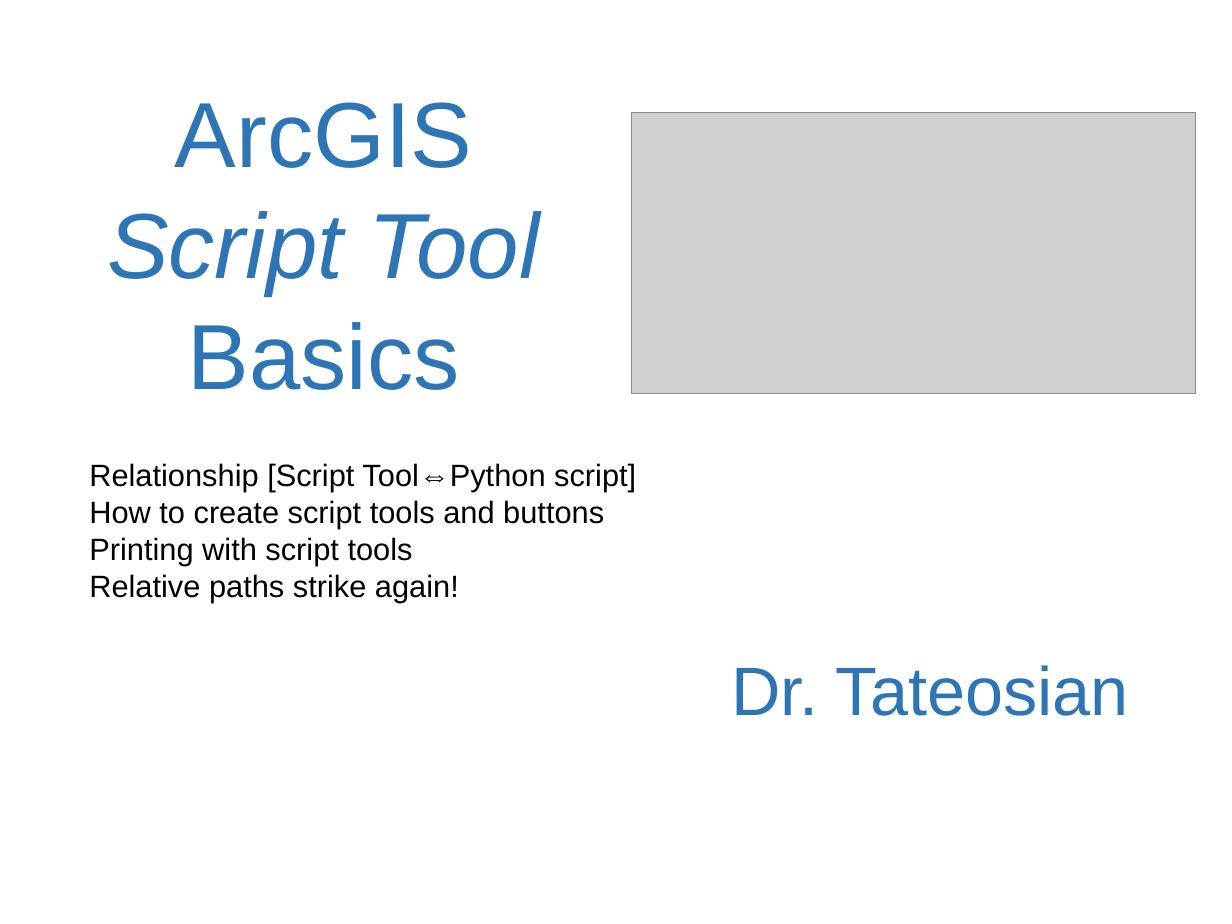
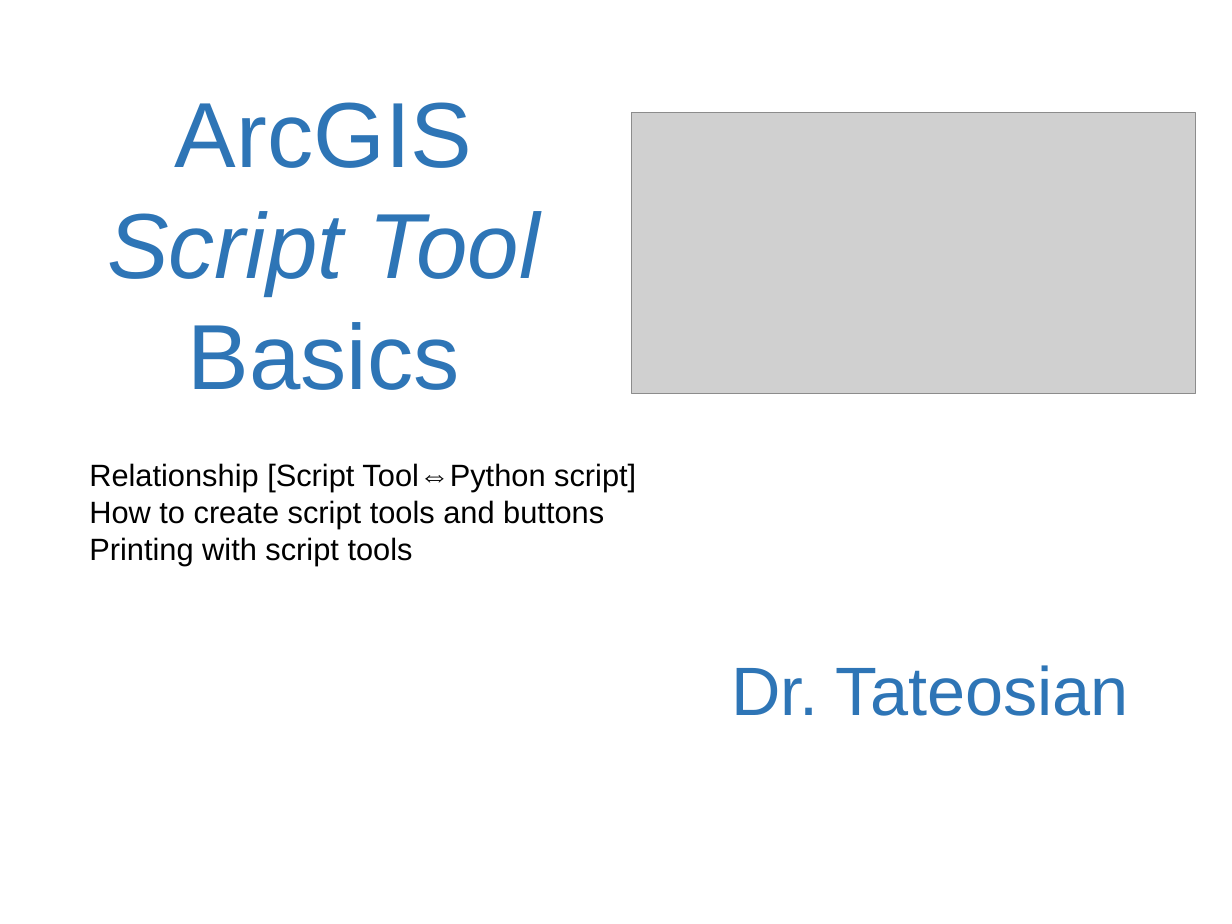
Before and after one commit to lgtateos/gis540, a slide deck: slide 1 of slides/arcScriptTools.pptx. Drawn at 1232x924 pixels with LibreOffice and Linux fonts; fonts in the diff are those of the drawing; grey boxes stand for pictures. Boxes give left, top, right and bottom in pixels: in the first picture for what was removed or moved away, otherwise in the second. Text is boxed around its words. In the diff, an @@ line names an element or a change of style, - is before the commit and + after.

```diff
--- a/slides/arcScriptTools.pptx
+++ b/slides/arcScriptTools.pptx
@@ text at (x1=89, y1=574, x2=459, y2=602): paragraph removed @@
-  Relative paths strike again!
```
Also in this commit, not shown: 9 other slides changed, 2 slides added.
